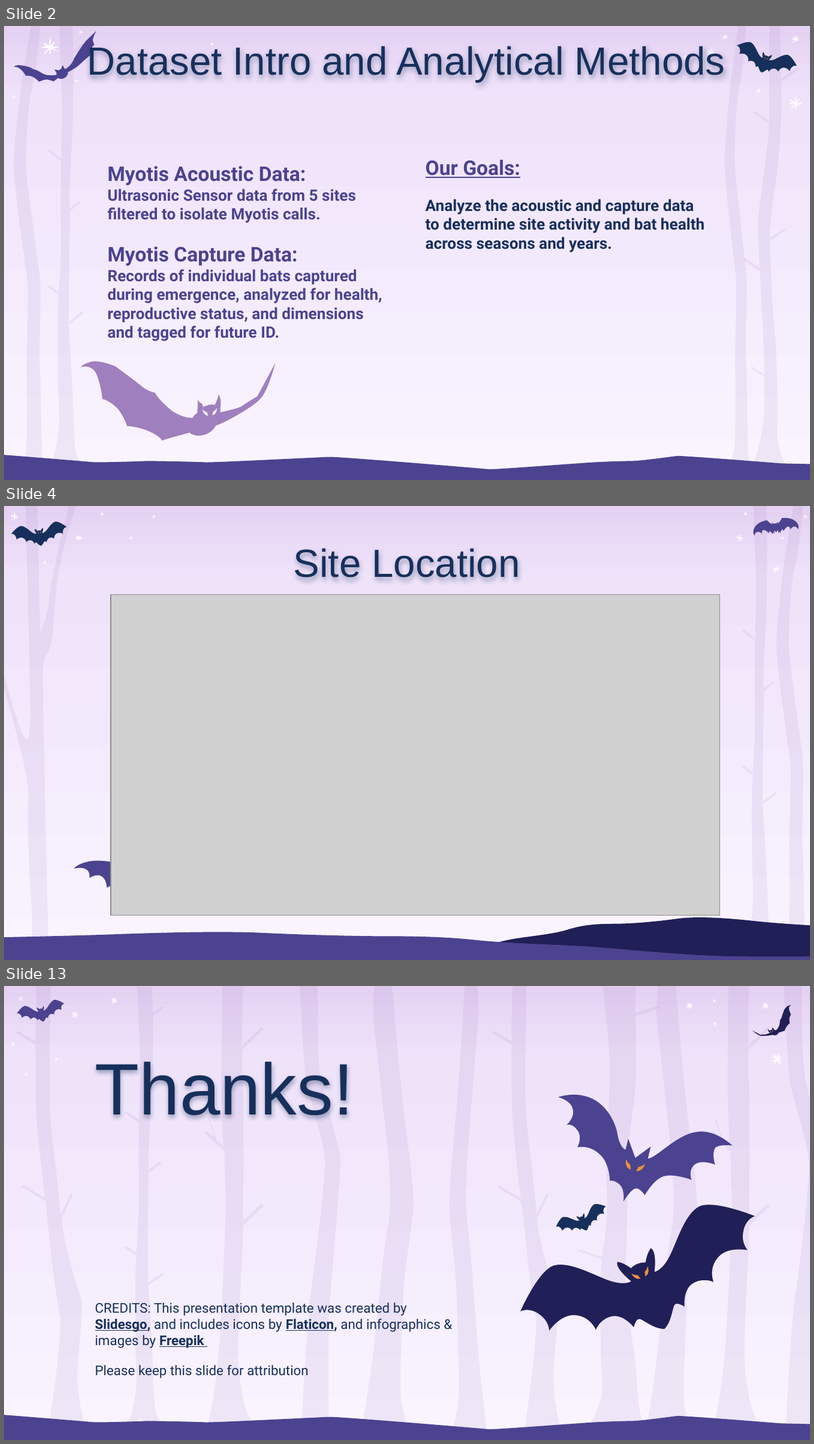
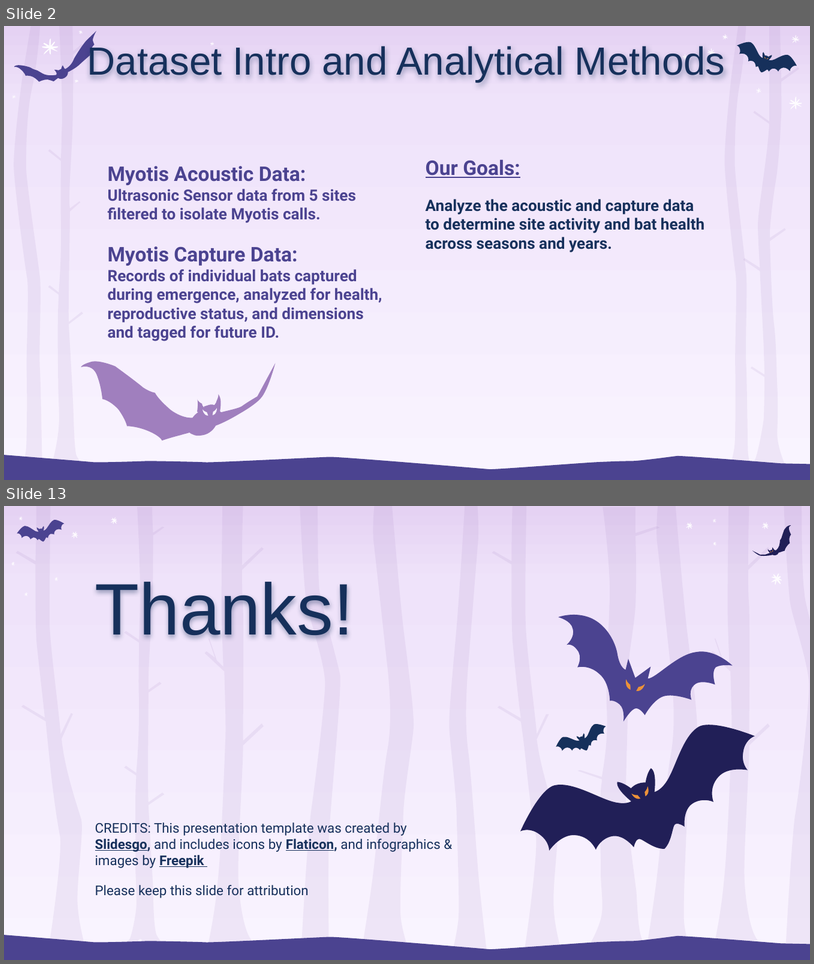
Before and after one commit to ziruizhengandrew/BIS15L_W2026_Group-7, a slide deck: Canadian Bat Phenology Group 7.pptx. Shown one above the other, each under a label of ours: slides 2, 4 and 13 before the commit, slides 2 and 13 after it; the slides between them are not shown. The pictures are 814x1444 and 814x964 pixels, drawn with LibreOffice and Linux fonts; fonts in the diff are those of the drawing; grey boxes stand for pictures. Boxes give left, top, right and bottom in pixels: in the first picture for what was removed or moved away, otherwise in the second. Text is boxed around its words. In the diff, an @@ line names an element or a change of style, - is before the commit and + after.

```diff
--- a/Canadian Bat Phenology Group 7.pptx
+++ b/Canadian Bat Phenology Group 7.pptx
@@ slide 4 removed at [4, 506, 810, 960], background gradient #E5D2F3 to #EFE3FA to #F9F4FF @@
@@ freeform shape removed at [4, 506, 77, 947] @@
@@ freeform shape removed at [10, 520, 68, 549] @@
@@ group removed at [10, 512, 18, 520]: 4 freeform shapes @@
@@ group removed at [100, 511, 104, 516]: 4 freeform shapes @@
@@ group removed at [153, 514, 156, 519]: 4 freeform shapes @@
@@ freeform shape removed at [736, 506, 780, 954] @@
@@ group removed at [744, 511, 749, 516]: 4 freeform shapes @@
@@ freeform shape removed at [752, 516, 801, 537] @@
@@ freeform shape removed at [777, 506, 810, 956] @@
@@ group removed at [804, 514, 807, 519]: 4 freeform shapes @@
@@ freeform shape removed at [38, 532, 39, 534] @@
@@ freeform shape removed at [40, 532, 41, 534] @@
@@ group removed at [75, 534, 83, 542]: 4 freeform shapes @@
@@ group removed at [129, 536, 133, 540]: 4 freeform shapes @@
@@ group removed at [736, 534, 744, 542]: 4 freeform shapes @@
@@ group removed at [781, 536, 785, 540]: 4 freeform shapes @@
@@ title removed at [294, 548, 520, 577] @@
-Site Location
@@ group removed at [43, 560, 47, 564]: 4 freeform shapes @@
@@ group removed at [773, 565, 780, 573]: 4 freeform shapes @@
@@ picture removed at [110, 595, 720, 915] @@
@@ freeform shape removed at [70, 846, 212, 915] @@
@@ freeform shape removed at [396, 917, 810, 960] @@
@@ freeform shape removed at [4, 932, 810, 960] @@
```
Also in this commit, not shown: 3 slides changed, 1 slide added, 2 other files.
